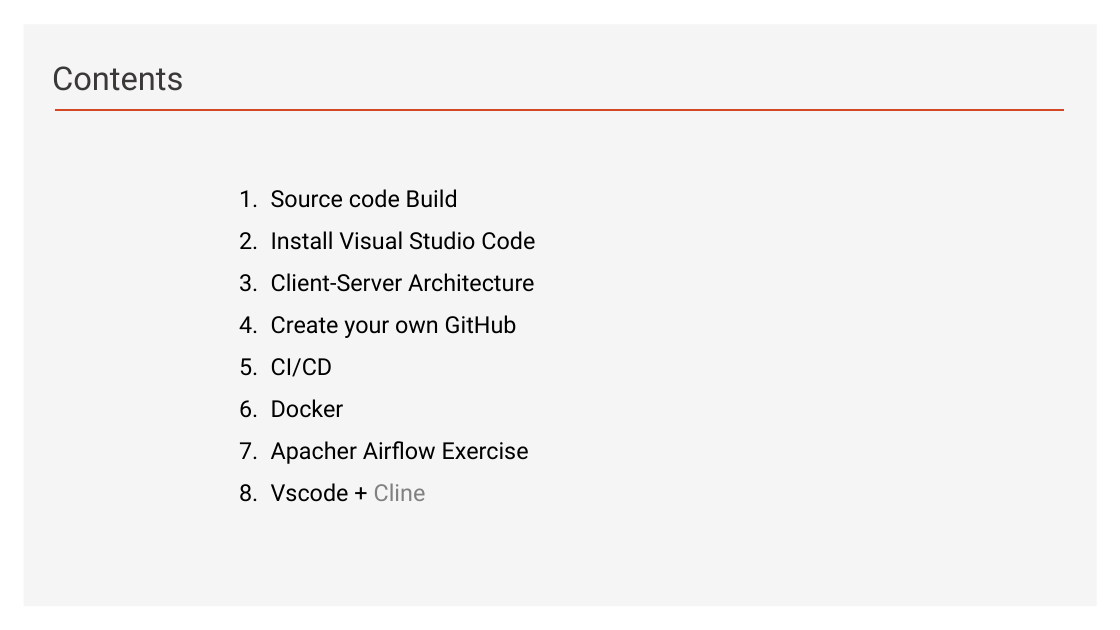
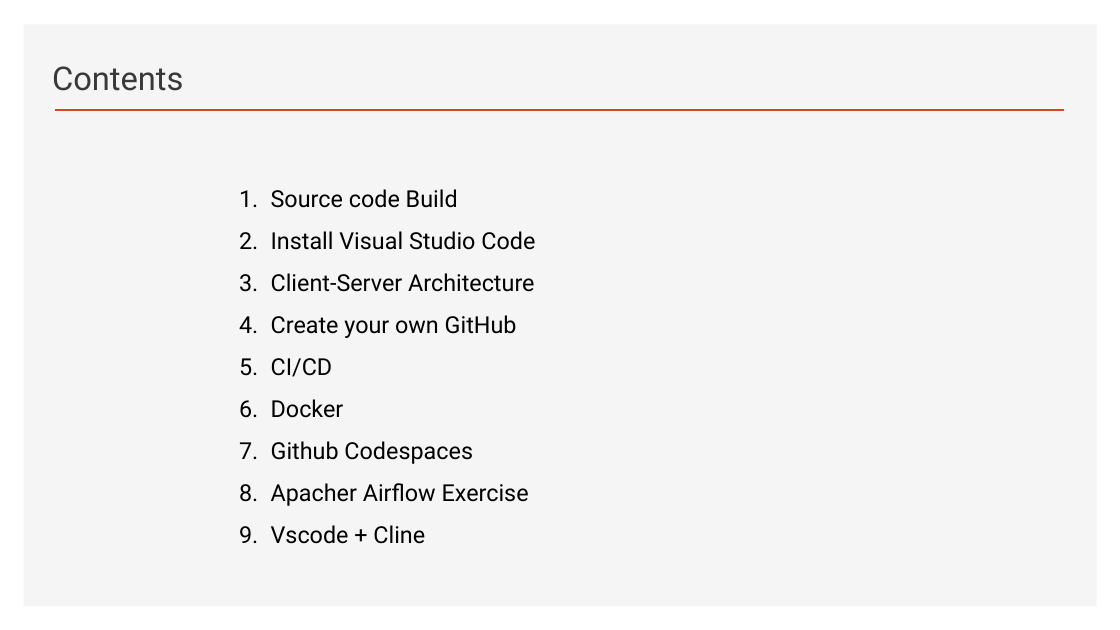
Before and after one commit to ancestor9/2026_Fall_Application-Deployment, a slide deck: slide 5 of App Deployment.pptx. Drawn at 1120x630 pixels with LibreOffice and Linux fonts; fonts in the diff are those of the drawing; background and template pictures are left out. Boxes give left, top, right and bottom in pixels: in the first picture for what was removed or moved away, otherwise in the second. Text is boxed around its words. In the diff, an @@ line names an element or a change of style, - is before the commit and + after.

```diff
--- a/App Deployment.pptx
+++ b/App Deployment.pptx
@@ text at <box>271,441,473,464</box>: paragraph added @@
+7. Github Codespaces
@@ text at <box>271,525,425,544</box>: text colour #808080 to #000000 in "Cline" @@
```
Also in this commit, not shown: 1 other slide changed, 20 slides added, 1 slide removed.
